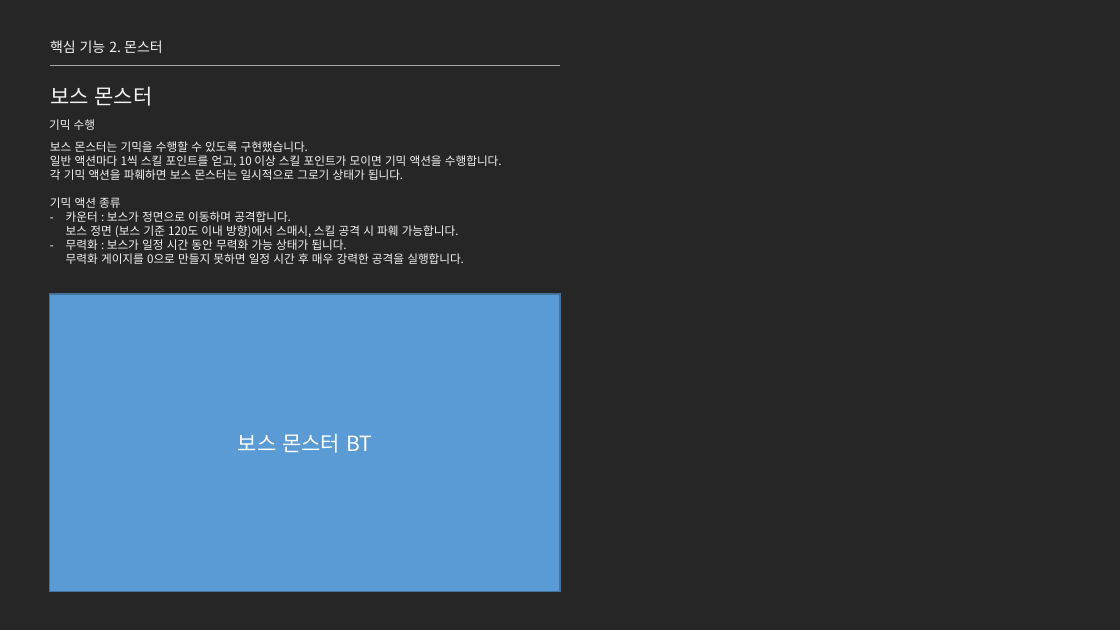
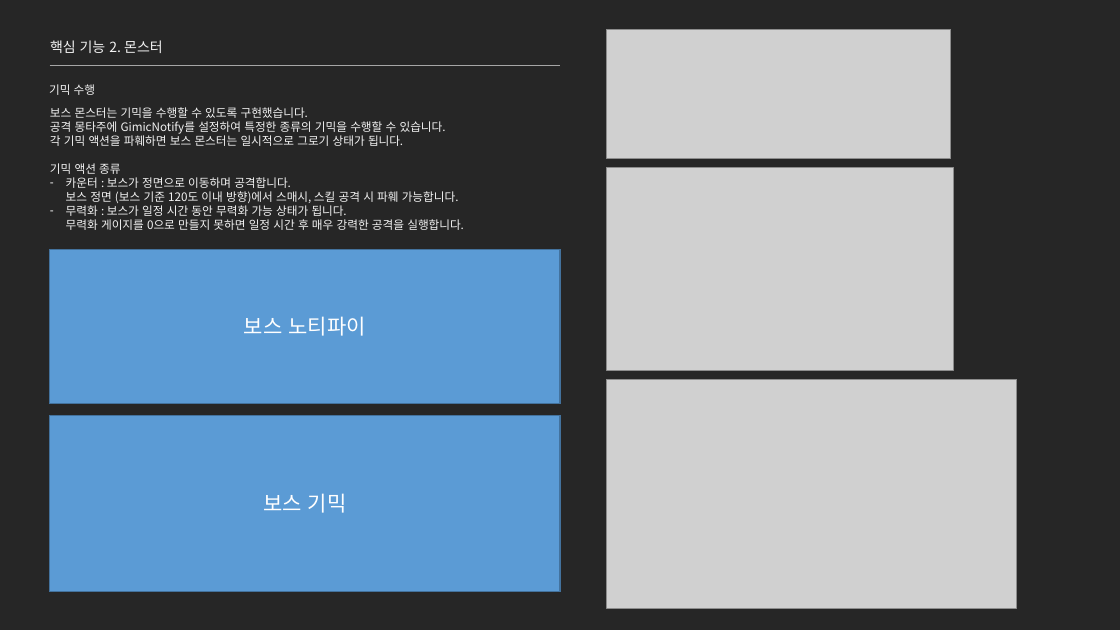
Before and after one commit to jhk0701/project-ARPGHunter, a slide deck: slide 20 of Docs/UnrealEngine_문서_김정환.pptx (slide 19 before the commit). Drawn at 1120x630 pixels with LibreOffice and Linux fonts; fonts in the diff are those of the drawing; grey boxes stand for pictures. Boxes give left, top, right and bottom in pixels: in the first picture for what was removed or moved away, otherwise in the second. Text is boxed around its words. In the diff, an @@ line names an element or a change of style, - is before the commit and + after.

```diff
--- a/Docs/UnrealEngine_문서_김정환.pptx
+++ b/Docs/UnrealEngine_문서_김정환.pptx
@@ picture added at [607,29,951,158] @@
@@ text "기믹 수행": place and size @@
-text "기믹 수행" at [49,119,95,130]
+text "기믹 수행" at [49,84,95,95]
@@ text removed at [50,86,153,106] @@
-보스 몬스터
@@ text "보스 몬스터는 기믹을 수행할 수 ...": place and size @@
-text "보스 몬스터는 기믹을 수행할 수 ..." at [50,141,502,264]
+text "보스 몬스터는 기믹을 수행할 수 ..." at [50,107,464,230]
@@ text at [50,121,446,134]: text changed @@
-일반 액션마다 1씩 스킬 포인트를 얻고, 10 이상 스킬 포인트가 모이면 기믹 액션을 수행합니다.
+공격 몽타주에 GimicNotify를 설정하여 특정한 종류의 기믹을 수행할 수 있습니다.
@@ picture added at [607,168,954,371] @@
@@ rectangle added at [50,250,560,403], fill #5B9BD5, outline #43739E 1 pt, 18 pt, text #FFFFFF @@
+보스 노티파이
@@ picture added at [607,380,1017,608] @@
@@ rectangle "보스 기믹": place and size @@
-rectangle "보스 기믹" at [50,294,560,592]
+rectangle "보스 기믹" at [50,415,560,592]
@@ text in rectangle at [263,493,347,513]: text changed @@
-보스 몬스터 BT
+보스 기믹
```
Also in this commit, not shown: 15 other slides changed, 15 other files.
